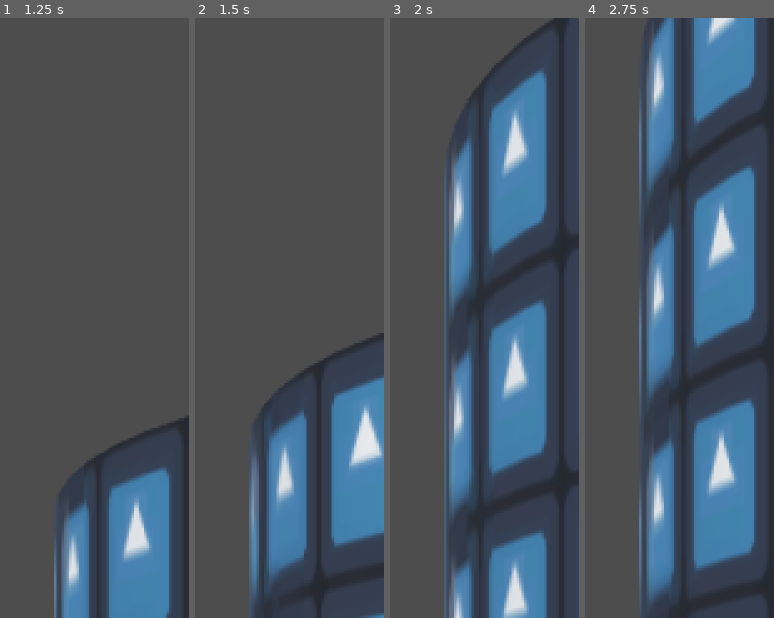
Above: before the commit, frames 1-4 (left to right).
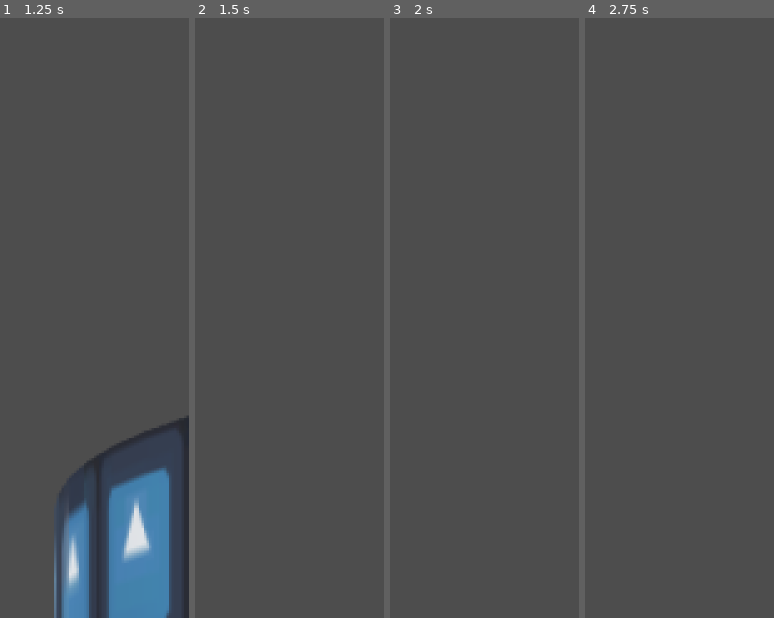
Above: after the commit, the same moments.

Repository: gracedes/tower-platformer
Game: Godot game, scene res://scenes/test.tscn
Same seed, same stepped clock (60 frames per second), same inputs: the game is played once before the commit and once after it. The engine's default icon, where the game draws it, is replaced by a stand-in: a white triangle on a blue panel in a dark square.
Inputs:
- Up to frame 1 (1.25 s): tap Enter at 0.5 s; hold D (right) from 0.53 s (still down); hold Space (jump) from 0.53 s (still down)
- Up to frame 2 (1.5 s): release D (right) at 1.28 s; release Space (jump) at 1.28 s; hold A (left) from 1.28 s (still down); tap Space (jump) at 1.35 s
- Up to frame 3 (2 s): keep holding A (left); tap Space (jump) at 1.52, 1.82 s
- Up to frame 4 (2.75 s): release A (left) at 2.03 s; hold D (right) from 2.03 s (still down); hold Space (jump) from 2.03 s (still down)

Frame 1 is identical in both runs. In frame 2, 22% of the frame differs, in the area x 28-100%, y 52-100%; in frame 3, 47%; in frame 4, 55%, in the area x 28-100%, y 0-100%.

Commit message:
added orb that gives you an additional jump

Diff:
--- /dev/null
+++ b/entities/jump-orb/jump_orb.gd
@@ -0,0 +1,13 @@
+extends Area3D
+
+# TODO: make orb respawn on timer (or ground touch)
+
+func _on_body_entered(body: Node) -> void:
+	if not (body is CharacterBody3D):
+		push_error("Bug: body is not CharacterBody3D.")
+
+	var player: CharacterBody3D = body
+	if not player:
+		return
+	player.add_jump()
+	# queue_free()
--- /dev/null
+++ b/entities/jump-orb/jump_orb.tscn
@@ -0,0 +1,33 @@
+[gd_scene format=3 uid="uid://20frsjugk04s"]
+
+[ext_resource type="Script" uid="uid://fiahe67u3l52" path="res://entities/jump-orb/jump_orb.gd" id="1_e2d28"]
+
+[sub_resource type="StandardMaterial3D" id="StandardMaterial3D_xw8m1"]
+transparency = 1
+vertex_color_use_as_albedo = true
+albedo_color = Color(0.4117647, 0.7647059, 0.45490196, 0.89411765)
+metallic = 0.21
+roughness = 0.5
+emission_enabled = true
+emission = Color(0.4117647, 0.7647059, 0.45490196, 1)
+emission_energy_multiplier = 0.2
+emission_operator = 1
+proximity_fade_distance = 0.01
+stencil_flags = 2
+stencil_color = Color(0, 0.8980392, 0, 1)
+
+[sub_resource type="SphereMesh" id="SphereMesh_e2d28"]
+material = SubResource("StandardMaterial3D_xw8m1")
+
+[sub_resource type="SphereShape3D" id="SphereShape3D_e2d28"]
+
+[node name="JumpOrb" type="Area3D" unique_id=2030709432]
+script = ExtResource("1_e2d28")
+
+[node name="MeshInstance3D" type="MeshInstance3D" parent="." unique_id=877189095]
+mesh = SubResource("SphereMesh_e2d28")
+
+[node name="CollisionShape3D" type="CollisionShape3D" parent="." unique_id=1044564249]
+shape = SubResource("SphereShape3D_e2d28")
+
+[connection signal="body_entered" from="." to="." method="_on_body_entered"]
--- a/player/player.gd
+++ b/player/player.gd
@@ -4,17 +4,32 @@
 @export var GRAVITY: float = -0.5
 @export var GLIDE_GRAVITY: float = -1.0
 
+@export var jumps: int = 0
+# var max_jumps: int = 2
+
 func _physics_process(_delta: float) -> void:
-	if Input.is_action_just_pressed("jump") and is_on_floor():
-		velocity.y = JUMP_COEFF
-	elif is_on_floor():
-		velocity.y = 0
-	else: check_glide()
-
+	if not check_jump():
+		if not check_glide():
+			if is_on_floor():
+				if jumps != 1:
+					jumps = 1
+				velocity.y = 0
+			else:
+				velocity.y += GRAVITY
 	move_and_slide()
 
-func check_glide() -> void:
+func check_jump() -> bool:
+	if Input.is_action_just_pressed("jump") and jumps > 0:
+		velocity.y = JUMP_COEFF
+		jumps -= 1
+		return true
+	return false
+
+func check_glide() -> bool:
 	if Input.is_action_pressed("jump") and velocity.y < 0:
 		velocity.y = GLIDE_GRAVITY
-	else:
-		velocity.y += GRAVITY
+		return true
+	return false
+
+func add_jump() -> void:
+	jumps += 1
--- a/project.godot
+++ b/project.godot
@@ -21,10 +21,6 @@
 window/size/viewport_height=720
 window/stretch/mode="viewport"
 window/vsync/vsync_mode=0
-
-[global_group]
-
-floor=""
 
 [input]
 
--- a/scenes/test.tscn
+++ b/scenes/test.tscn
@@ -6,6 +6,7 @@
 [ext_resource type="CylinderMesh" uid="uid://c6oxilk1f21e4" path="res://placeholder.tres" id="4_74lek"]
 [ext_resource type="Material" uid="uid://c8e7ck31g8wbs" path="res://post-process/pp_dither-band.tres" id="4_j5jx5"]
 [ext_resource type="PackedScene" uid="uid://chc55qt63276h" path="res://player/player.tscn" id="5_j5jx5"]
+[ext_resource type="PackedScene" uid="uid://20frsjugk04s" path="res://entities/jump-orb/jump_orb.tscn" id="7_at5dv"]
 
 [sub_resource type="CylinderShape3D" id="CylinderShape3D_ppyta"]
 height = 15.0
@@ -119,5 +120,10 @@
 size = Vector3(2, 0.6, 12)
 material = SubResource("StandardMaterial3D_j5jx5")
 
+[node name="Orbs" type="Node3D" parent="CanvasLayer/hband/SubViewport/dither/SubViewport/Stage" unique_id=1062464128]
+
+[node name="JumpOrb" parent="CanvasLayer/hband/SubViewport/dither/SubViewport/Stage/Orbs" unique_id=37363553 instance=ExtResource("7_at5dv")]
+transform = Transform3D(1, 0, 0, 0, 1, 0, 0, 0, 1, 0.9436884, 5.295593, 4.683706)
+
 [node name="Player" parent="CanvasLayer/hband/SubViewport/dither/SubViewport" unique_id=1027099035 instance=ExtResource("5_j5jx5")]
 transform = Transform3D(1, 0, 0, 0, 1, 0, 0, 0, 1, 0, 1.4941373, 4.1684904)
Not shown, added: entities/jump-orb/jump_orb.gd.uid
